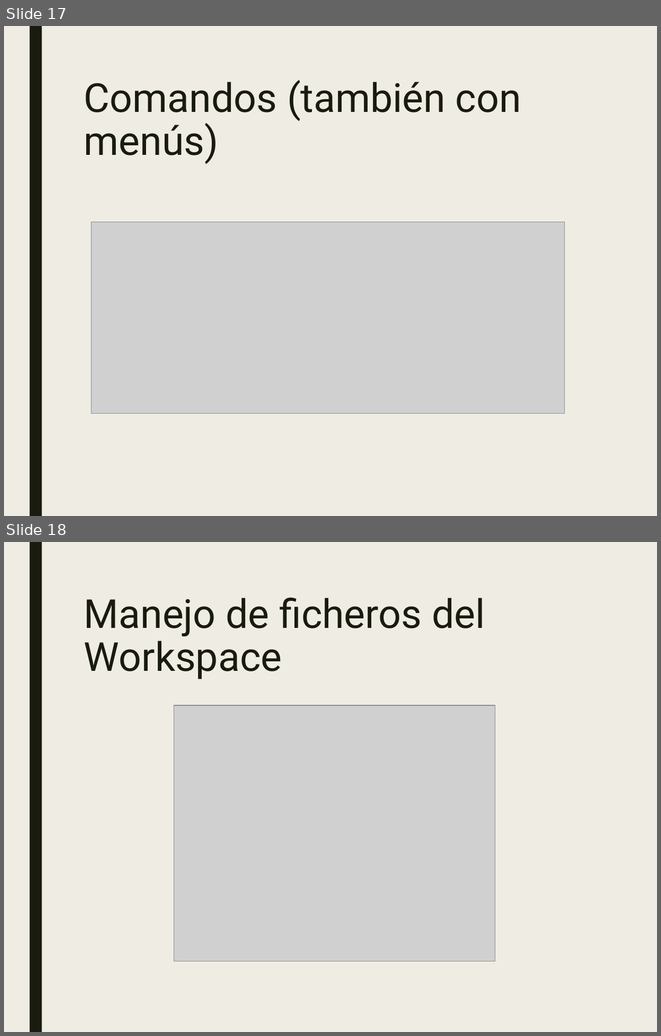
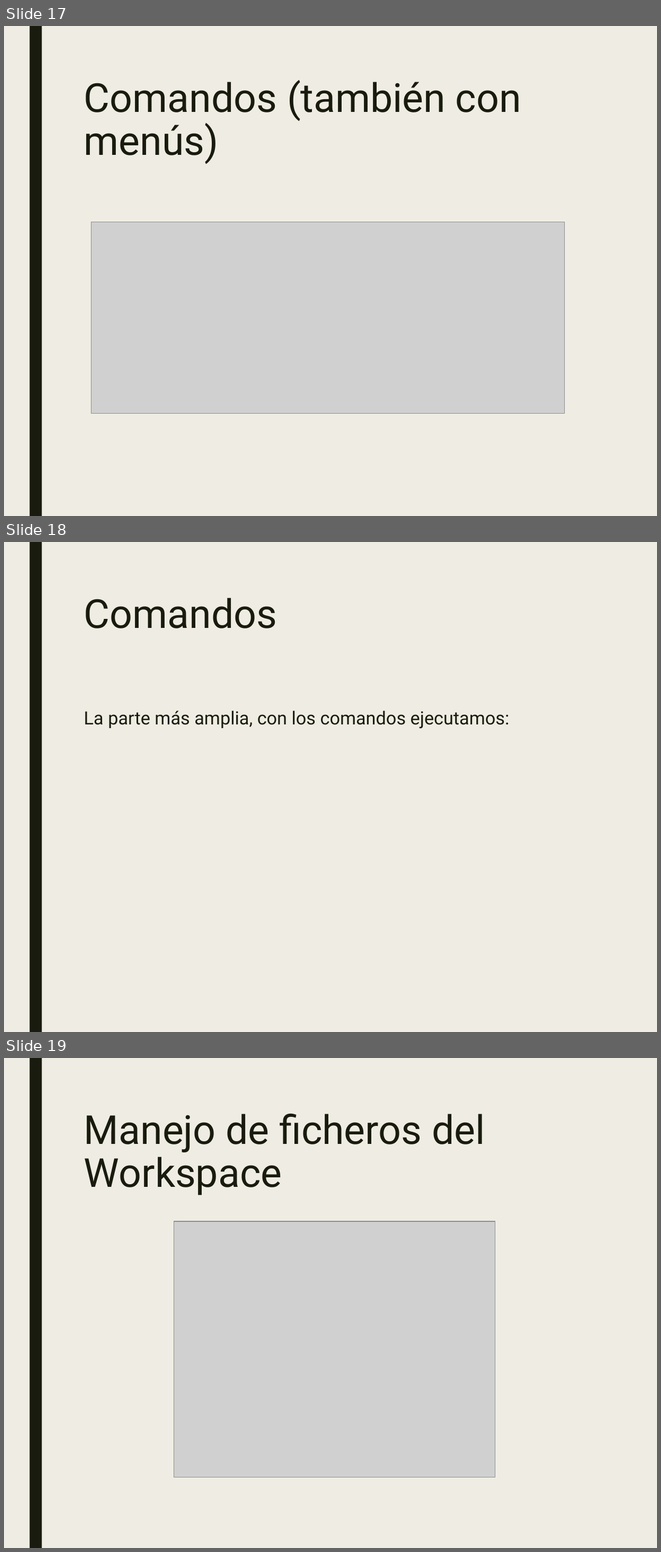
Before and after one commit to JalmarazMartn/dotnetrioja1, a slide deck: VSCODE Extensiones.ppt. Shown one above the other, each under a label of ours: slides 17 and 18 before the commit, slides 17, 18 and 19 after it. The pictures are 661x1036 and 661x1552 pixels, drawn with LibreOffice and Linux fonts; fonts in the diff are those of the drawing; grey boxes stand for pictures. Boxes give left, top, right and bottom in pixels: in the first picture for what was removed or moved away, otherwise in the second. Text is boxed around its words. In the diff, an @@ line names an element or a change of style, - is before the commit and + after.

```diff
--- a/VSCODE Extensiones.ppt
+++ b/VSCODE Extensiones.ppt
@@ slide 18 added at <box>4,542,657,1032</box>, background #EFEDE3; not listed: 1 template element that a slide beside it also shows @@
@@ title added at <box>84,598,277,628</box>, 44 pt, text #191B0E @@
+Comandos
@@ text added at <box>84,711,510,729</box>, 20 pt, text #191B0E @@
+La parte más amplia, con los comandos ejecutamos:
@@ what was slide 18 is now slide 19 @@
```
Also in this commit, not shown: 5 slides changed, 2 other slides added, 2 slides removed.
